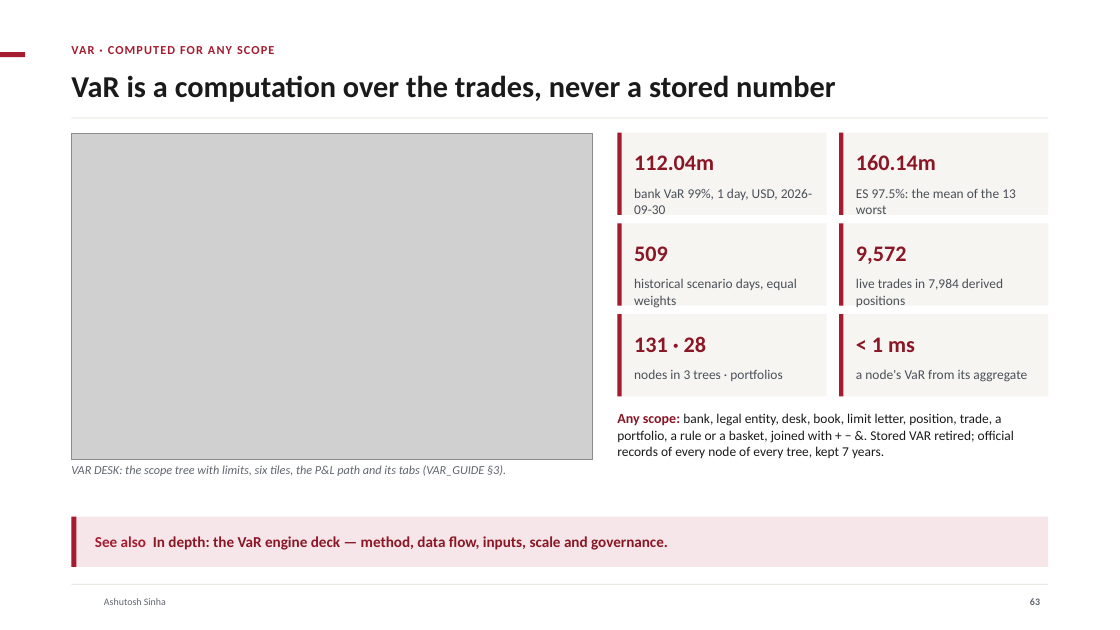
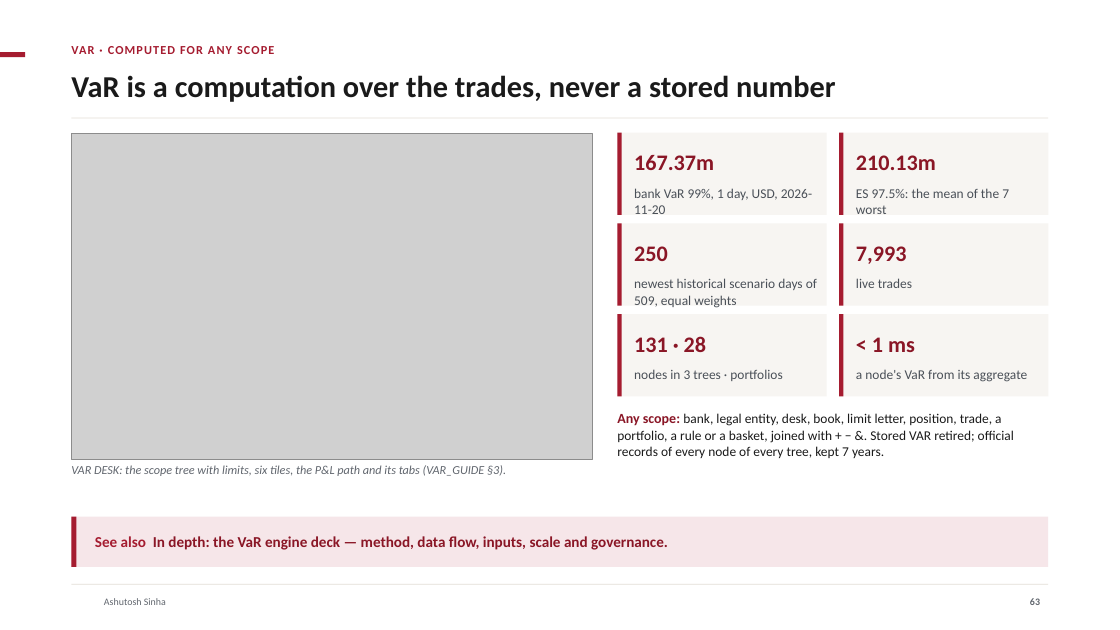
Before and after one commit to ajsinha/drishti, a slide deck: slide 63 of docs/publications/Drishti-Design-and-Evidence.pptx. Drawn at 1120x630 pixels with LibreOffice and Linux fonts; fonts in the diff are those of the drawing; grey boxes stand for pictures; background and template pictures are left out. Boxes give left, top, right and bottom in pixels: in the first picture for what was removed or moved away, otherwise in the second. Text is boxed around its words. In the diff, an @@ line names an element or a change of style, - is before the commit and + after.

```diff
--- a/docs/publications/Drishti-Design-and-Evidence.pptx
+++ b/docs/publications/Drishti-Design-and-Evidence.pptx
@@ text at [634,155,714,170]: text changed @@
-112.04m
+167.37m
@@ text at [856,155,936,170]: text changed @@
-160.14m
+210.13m
@@ text at [634,188,812,214]: text changed @@
-bank VaR 99%, 1 day, USD, 2026-09-30
+bank VaR 99%, 1 day, USD, 2026-11-20
@@ text at [856,188,1009,214]: text changed @@
-ES 97.5%: the mean of the 13 worst
+ES 97.5%: the mean of the 7 worst
@@ text at [634,246,668,261]: text changed @@
-509
+250
@@ text at [856,246,907,264]: text changed @@
-9,572
+7,993
@@ text at [634,278,817,308]: text changed @@
-historical scenario days, equal weights
+newest historical scenario days of 509, equal weights
@@ text at [856,278,912,288]: text changed @@
-live trades in 7,984 derived positions
+live trades
```
Also in this commit, not shown: 20 other slides changed, 1 slide added, 2 other files.
